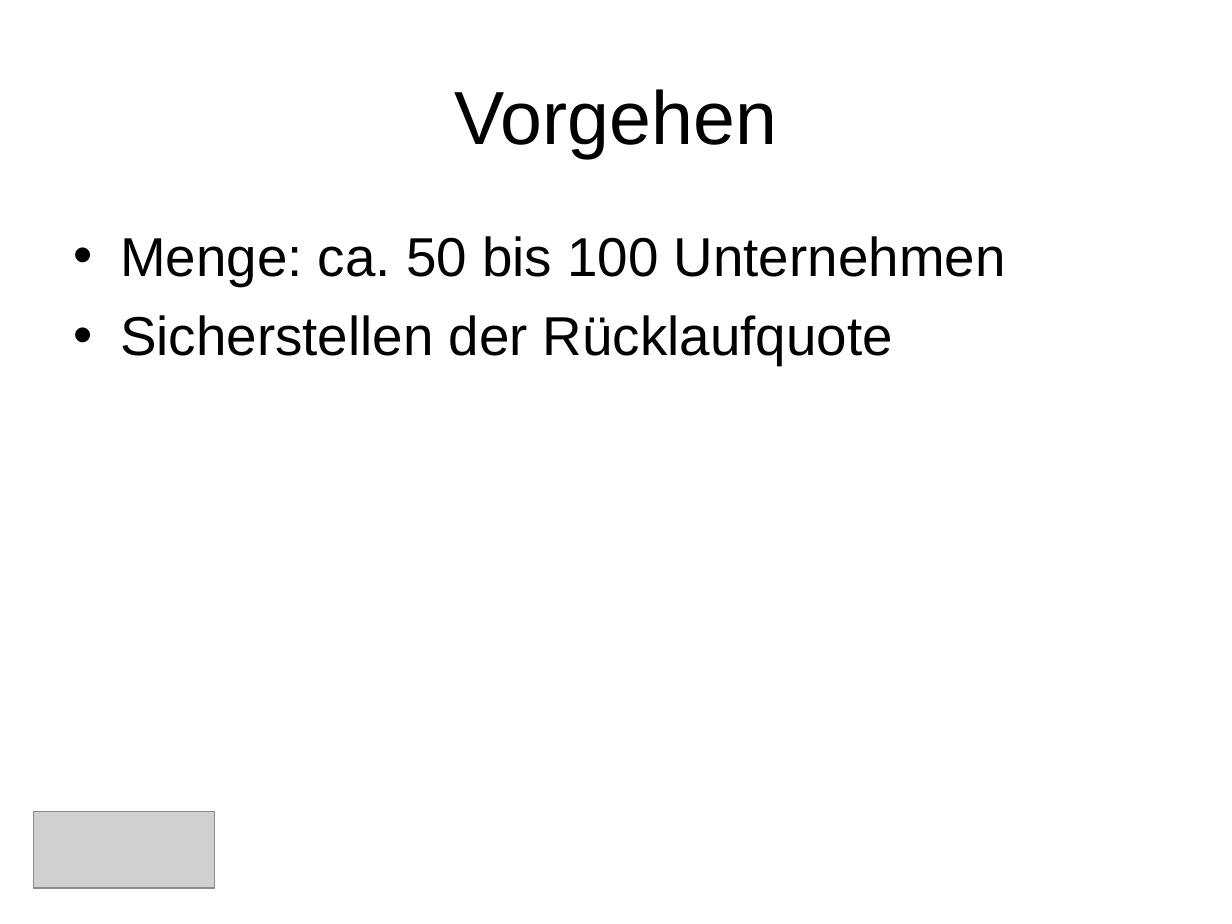
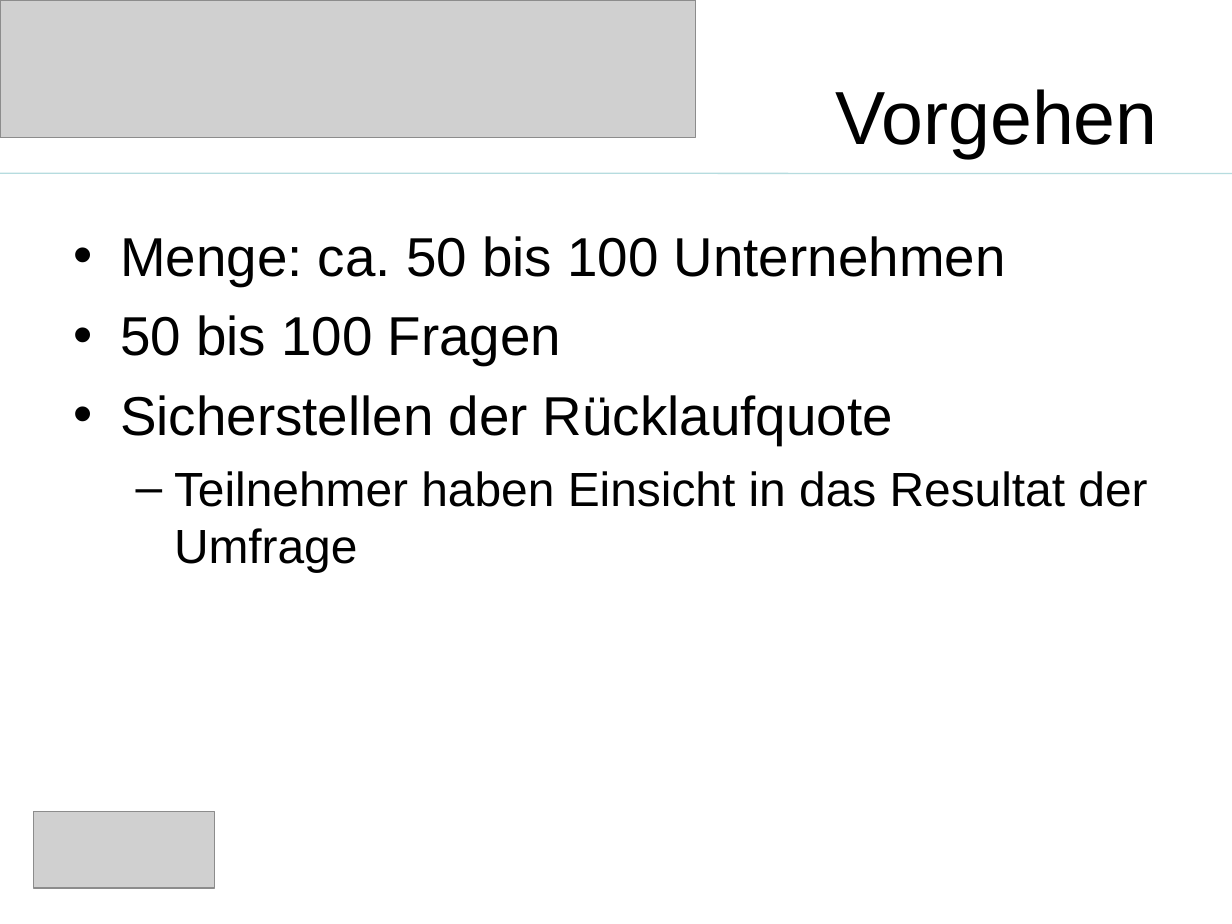
Before and after one commit to saw303/masterstudy, a slide deck: slide 10 of disposition/Präsentation.ppt. Drawn at 1232x924 pixels with LibreOffice and Linux fonts; fonts in the diff are those of the drawing; grey boxes stand for pictures. Boxes give left, top, right and bottom in pixels: in the first picture for what was removed or moved away, otherwise in the second. Text is boxed around its words. In the diff, an @@ line names an element or a change of style, - is before the commit and + after.

```diff
--- a/disposition/Präsentation.ppt
+++ b/disposition/Präsentation.ppt
@@ picture added at <box>0,0,696,137</box> @@
@@ title "Vorgehen" at <box>835,89,1157,158</box>: alignment centre to right @@
@@ line added from (0, 174) to (1232, 174), #B6DCDF 0.74 pt @@
@@ text at <box>120,315,561,365</box>: paragraph added @@
+• 50 bis 100 Fragen
@@ text at <box>174,471,1147,572</box>: paragraph added @@
+  – Teilnehmer haben Einsicht in das Resultat der Umfrage
```
Also in this commit, not shown: 12 other slides changed, 1 slide added, 1 slide removed.
